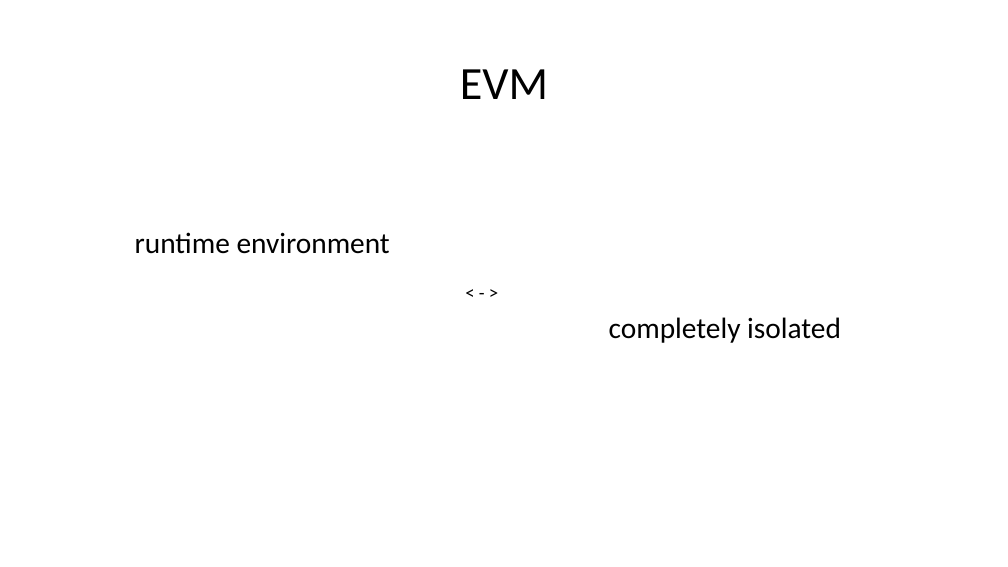
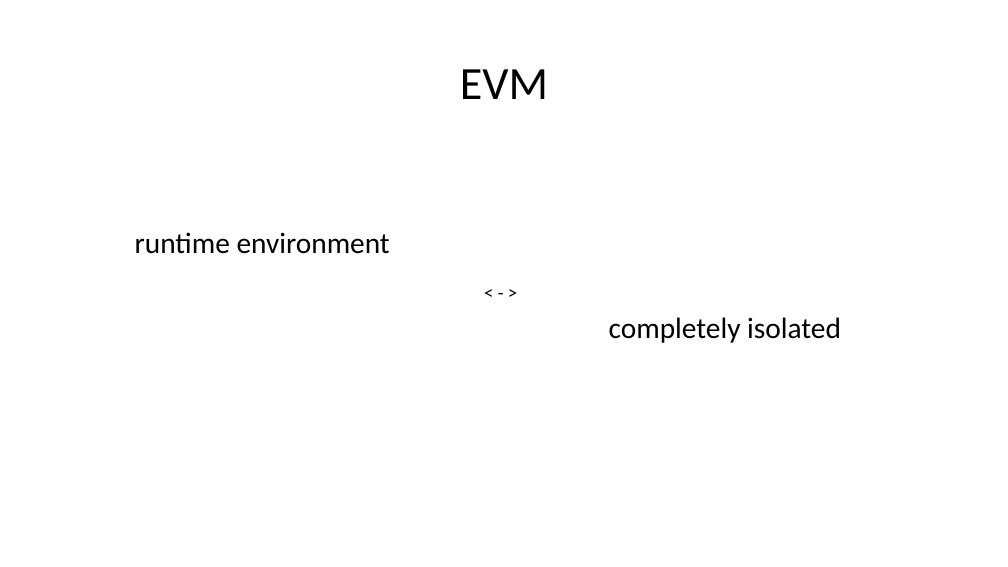
Before and after one commit to kaikai1024/ethereum-me, a slide deck: slide 7 of contract_me.pptx. Drawn at 1008x567 pixels with LibreOffice and Linux fonts; fonts in the diff are those of the drawing. Boxes give left, top, right and bottom in pixels: in the first picture for what was removed or moved away, otherwise in the second. Text is boxed around its words. In the diff, an @@ line names an element or a change of style, - is before the commit and + after.

```diff
--- a/contract_me.pptx
+++ b/contract_me.pptx
@@ text "< - >": place and size @@
-text "< - >" at box(458, 277, 525, 307)
+text "< - >" at box(477, 277, 544, 307)
```
Also in this commit, not shown: 4 other slides changed, 9 slides added, 2 slides removed, 1 other file.
